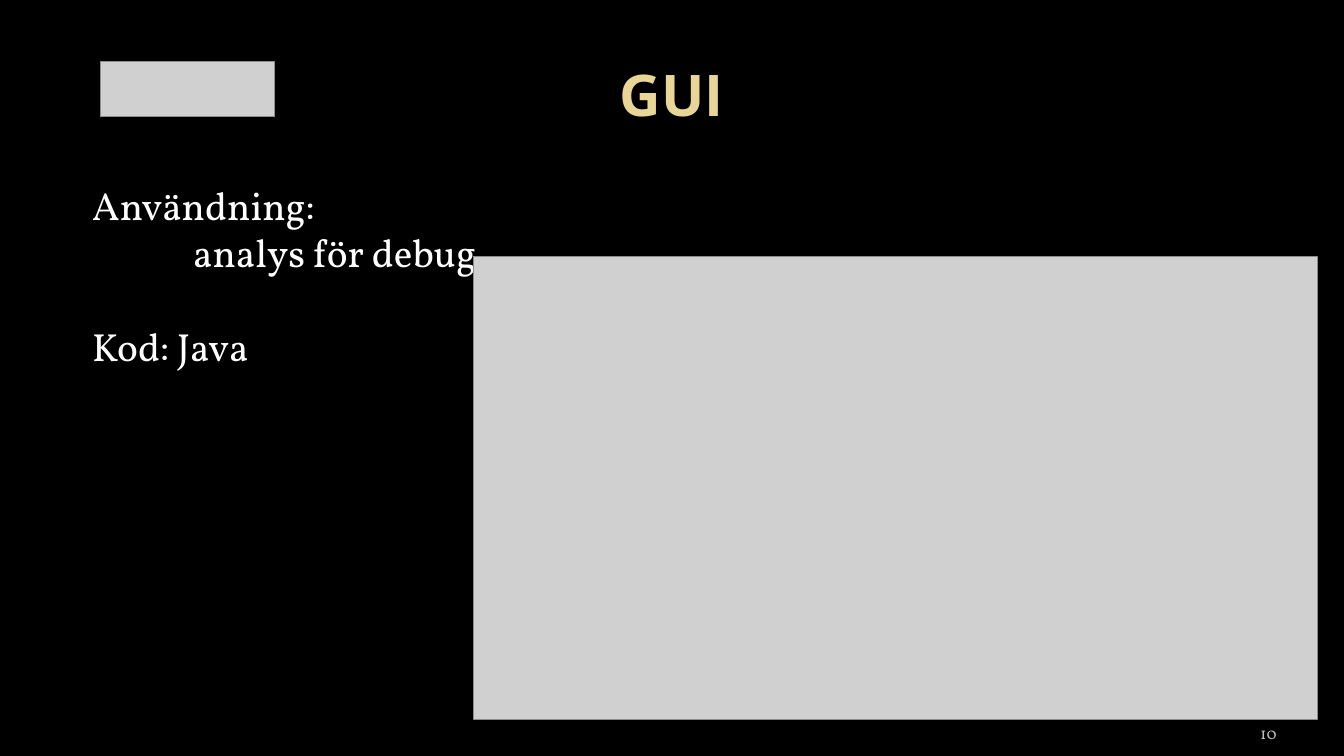
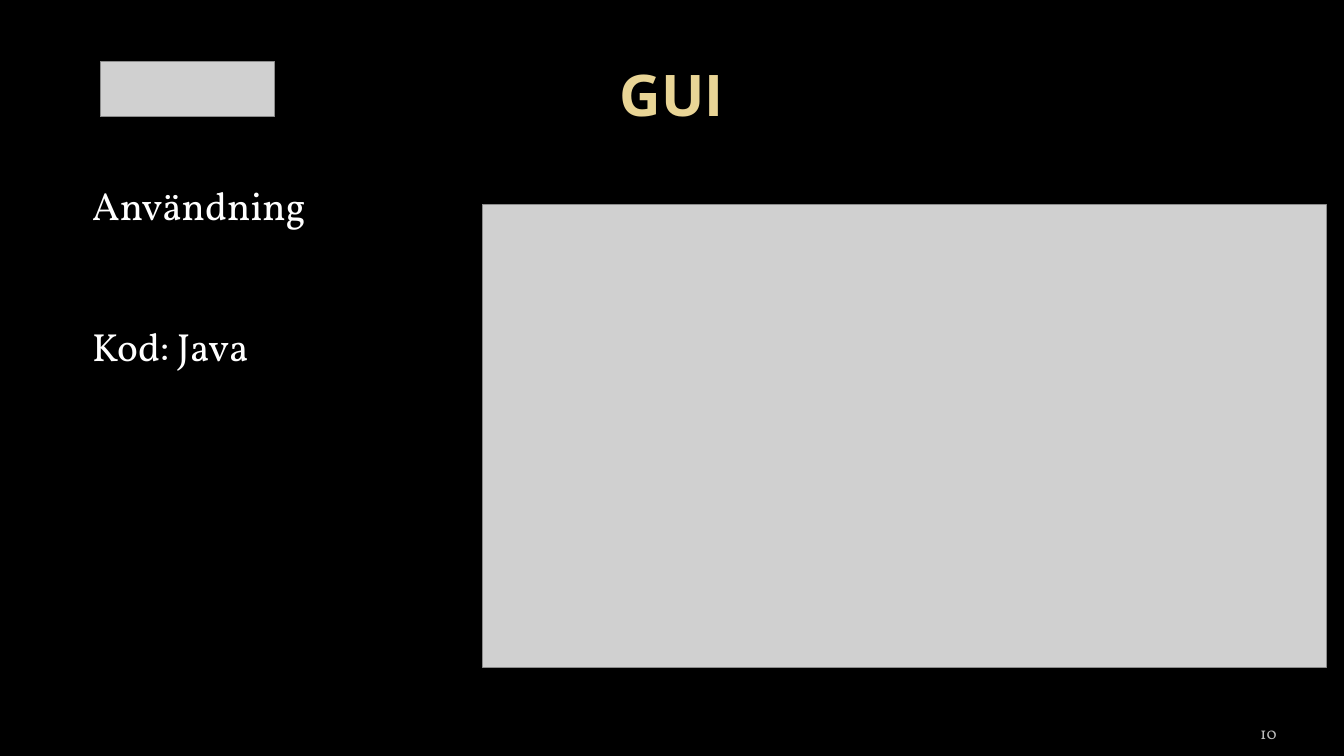
Before and after one commit to towni0/TSEA29---MrRobot, a slide deck: slide 10 of docs/TSEA29 - presentation v.01.pptx. Drawn at 1344x756 pixels with LibreOffice and Linux fonts; fonts in the diff are those of the drawing; grey boxes stand for pictures; background and template pictures are left out. Boxes give left, top, right and bottom in pixels: in the first picture for what was removed or moved away, otherwise in the second. Text is boxed around its words. In the diff, an @@ line names an element or a change of style, - is before the commit and + after.

```diff
--- a/docs/TSEA29 - presentation v.01.pptx
+++ b/docs/TSEA29 - presentation v.01.pptx
@@ text at box(92, 192, 306, 371): text changed @@
-Användning:
-analys för debug
-Kod: Java
+Användning
+Kod: Java
@@ picture: place and size @@
-picture at box(474, 257, 1318, 720)
+picture at box(482, 205, 1326, 667)
```
Also in this commit, not shown: 1 other slide changed, 3 slides added.
